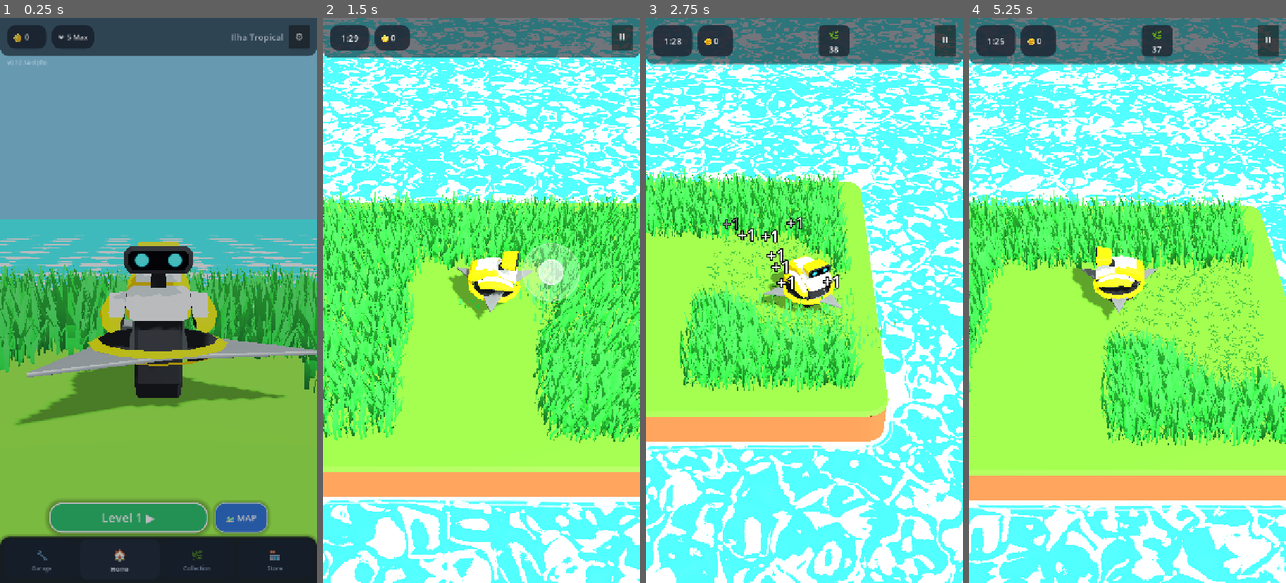
Above: before the commit, frames 1-4 (left to right).
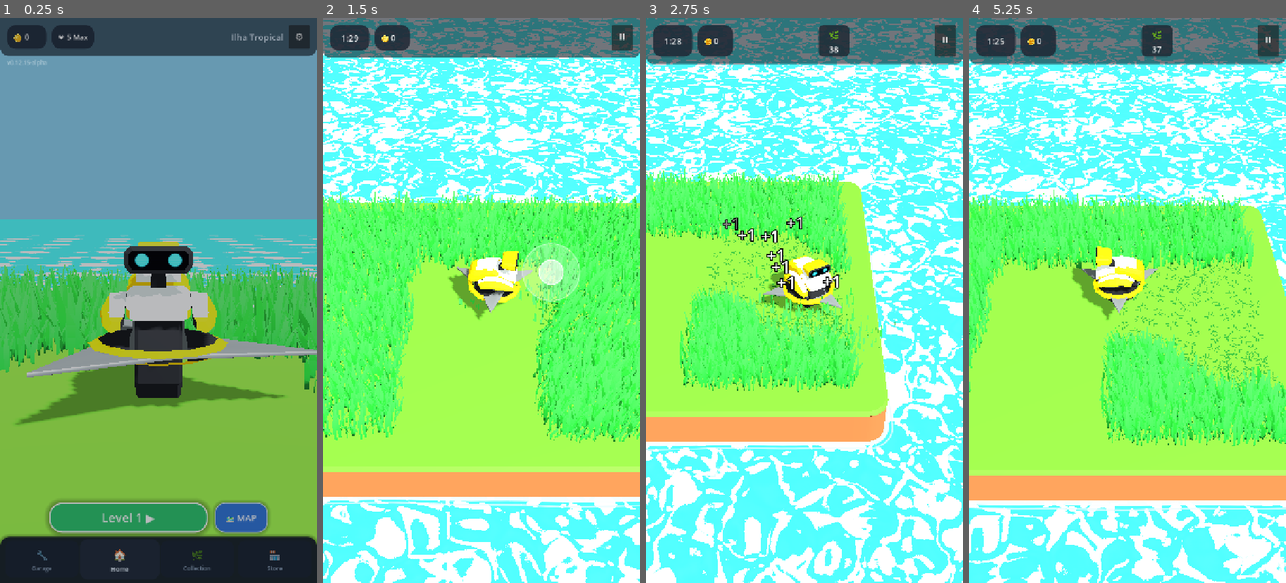
Above: after the commit, the same moments.

Repository: rogerbif/grass-cut-bot
Game: Godot game, scene res://scenes/menu/main_menu.tscn
Same seed, same stepped clock (60 frames per second), same inputs: the game is played once before the commit and once after it.
Inputs (mouse positions are in pixels of both pictures, inside the frame that each line leads up to):
- Up to frame 1 (0.25 s): no input
- Up to frame 2 (1.5 s): click "Level 1 ▶" at 0.5 s; tap Enter at 1.25 s; move the mouse to (551, 272) at 1.27 s; hold Right (ui_right) from 1.28 s (still down); hold Alt from 1.28 s (still down); click (551, 272) at 1.42 s
- Up to frame 3 (2.75 s): release Right (ui_right) at 2 s; release Alt at 2 s; drag from (741, 328) to (788, 413) at 2.02 s
- Up to frame 4 (5.25 s): move the mouse to (1159, 176) at 2.77 s; hold Right (ui_right) 2.78-3.5 s; tap Z at 2.85 s; drag from (1111, 413) to (1032, 215) at 3.52 s; move the mouse to (1222, 385) at 4.27 s; hold Left (ui_left) 4.28-5 s; tap 1 at 4.35 s; drag from (1032, 215) to (1079, 159) at 5.02 s

The runs differ from the first frame. In frame 1, 3.9% of the frame differs, in the area x 0-100%, y 7-66%; in frame 2, 8.0%, in the area x 0-100%, y 31-76%; in frame 3, 4.3%; in frame 4, 6.0%.

Commit message:
perf(render): ativar cull_back em aparas de solo e calibrar render_mode da grama (v0.12.15-alpha)

Diff:
--- a/project.godot
+++ b/project.godot
@@ -11,7 +11,7 @@
 [application]
 
 config/name="Grass Cut Bot"
-config/version="0.12.14-alpha"
+config/version="0.12.15-alpha"
 run/main_scene="res://scenes/menu/main_menu.tscn"
 config/features=PackedStringArray("4.7", "Mobile")
 boot_splash/image="uid://3pegaomvcdut"
--- a/scripts/core/game_version.gd
+++ b/scripts/core/game_version.gd
@@ -7,7 +7,7 @@
 
 const MAJOR: int = 0
 const MINOR: int = 12
-const PATCH: int = 14
+const PATCH: int = 15
 const STAGE: String = "ALPHA" # "PRE-ALPHA", "ALPHA", "BETA", "RC", "RELEASE"
 const BUILD_TYPE: String = "dev" # "dev", "nightly", "public"
 
--- a/scripts/plants/vegetation_grid.gd
+++ b/scripts/plants/vegetation_grid.gd
@@ -428,7 +428,7 @@
 	var mat := StandardMaterial3D.new()
 	mat.albedo_color = leaf_color
 	mat.roughness = 0.90
-	mat.cull_mode = BaseMaterial3D.CULL_DISABLED
+	mat.cull_mode = BaseMaterial3D.CULL_BACK
 	st.set_material(mat)
 
 	# 6 lâminas fatiadas deitadas no plano XZ em posições e orientações aleatórias
--- a/shaders/interactive_grass.gdshader
+++ b/shaders/interactive_grass.gdshader
@@ -1,5 +1,7 @@
 shader_type spatial;
-render_mode cull_disabled;
+// cull_disabled é essencial para preservar o volume foliar das 39 lâminas de face única (grass_01.glb)
+// sem falhas de transparência e sem flickering ao balançar no vento.
+render_mode cull_disabled, diffuse_toon;
 
 // Posição e raio do cortador via Global Shader Parameters (Zero Overhead GDScript)
 global uniform vec3 global_cutter_pos;
Not shown, changed: export_presets.cfg
Not shown, changed: docs/05_arquitetura_e_desenvolvimento/PLANO_MESTRE_DE_PERFORMANCE.md
Not shown, added: docs/historico_melhorias/091_avaliacao_backface_culling_vegetacao.md
Not shown, changed: docs/historico_melhorias/INDICE_MELHORIAS.md
